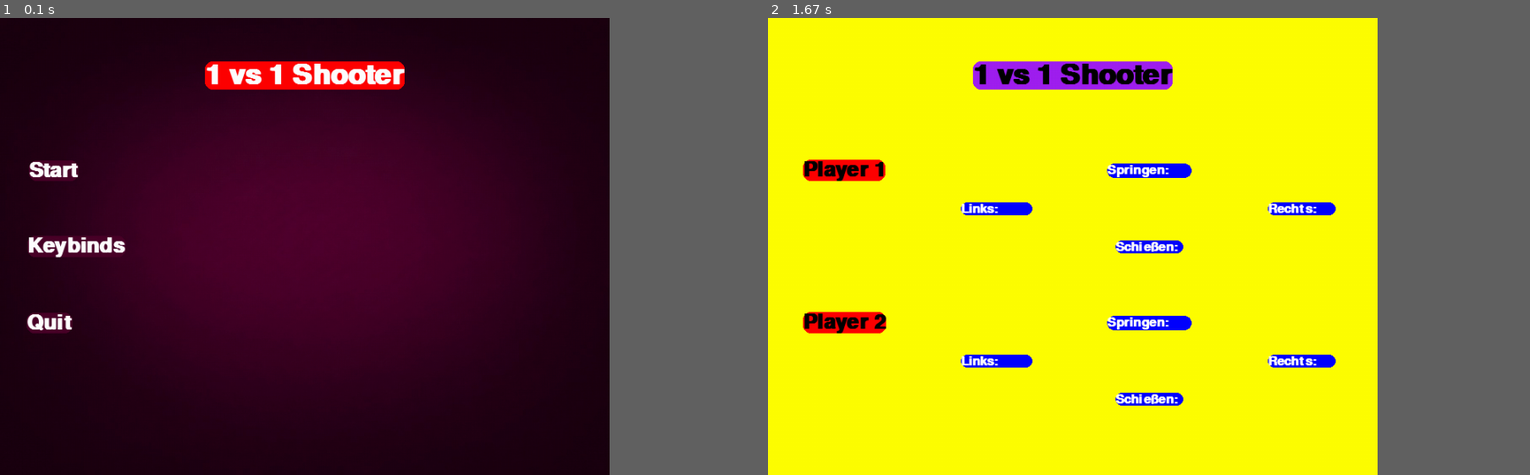
Above: before the commit, frames 1-2 (left to right).
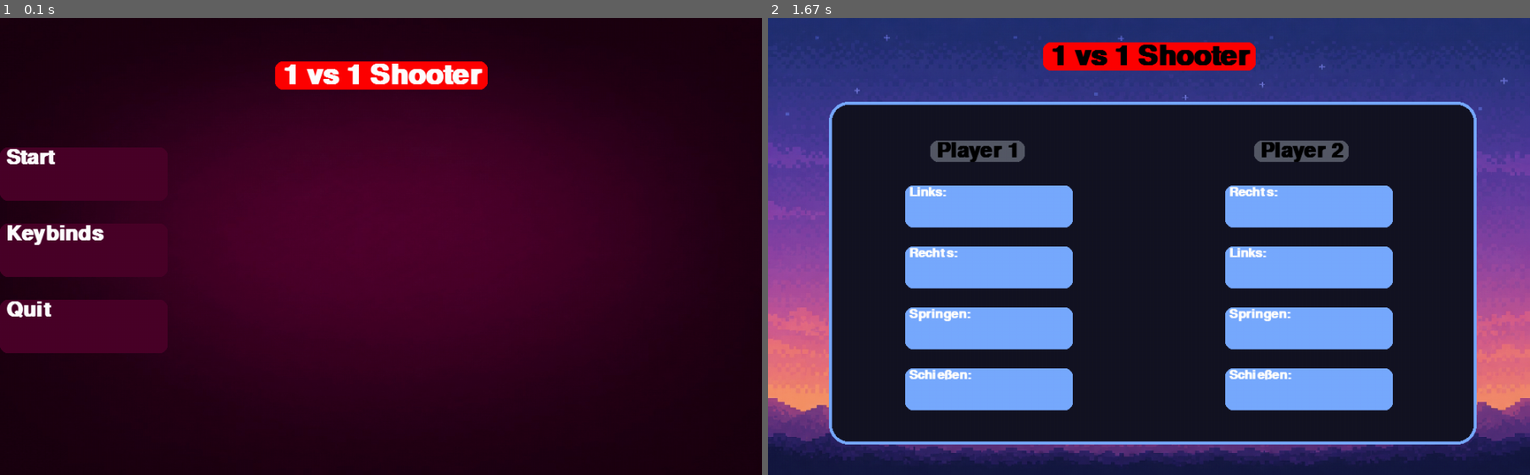
Above: after the commit, the same moments.

Repository: 25-26-1AHIF/pygameproject-1v1_shooter
Game: pygame game, started from main.py
Two runs of this game, one before a commit and one after it. Both use one fixed random seed, a clock stepped at 60 frames per second and the inputs below.
Inputs (mouse positions are in pixels of both pictures, inside the frame that each line leads up to):
- Up to frame 1 (0.1 s): no input
- Up to frame 2 (1.67 s): click (851, 251) at 0.38 s, where only the run after the commit has a clickable "Keybinds"
In our replay, the window is 720x540 before the commit and 900x540 after it. These sizes can differ from the game's own. Grey fills any space a smaller window leaves; there, only what the larger window draws over its background counts as a difference.

The runs differ from the first frame. In frame 1, 9.3% of the frame differs, in the area x 0-86%, y 9-74%; in frame 2, 92%, in the area x 0-100%, y 0-100%.

Commit message:
Farben in GameVariables.py reingemacht + Settings designed + Pausescreen designed

Diff:
--- a/GameVariables/GameVariables.py
+++ b/GameVariables/GameVariables.py
@@ -3,18 +3,24 @@
 class GameVariables:
     FPS = 60
     SCREEN_HEIGHT = 600
-    SCREEN_WIDTH = 800
+    SCREEN_WIDTH = 1000
 
     FONT_BIG:pygame.sysfont.Font = None
     FONT_MIDDLE:pygame.sysfont.Font = None
     FONT_SMALL:pygame.sysfont.Font = None
 
+
+    lila_farbe = (73, 3, 41)
+    grau_farbe = (20, 20, 35)
+    hellblau_farbe = (120, 170, 255)
+    hellgrau_farbe = (86, 89, 103)
+
     @staticmethod
     def init():
         pygame.init()
-        GameVariables.FONT_BIG = pygame.sysfont.SysFont(name="comic sans", size=55, bold = True)
-        GameVariables.FONT_MIDDLE =  pygame.sysfont.SysFont(name="comic sans", size=40, bold = True)
-        GameVariables.FONT_SMALL =  pygame.sysfont.SysFont(name="comic sans", size=25, bold = True)
+        GameVariables.FONT_BIG = pygame.font.SysFont(name="comic sans", size=55, bold = True)
+        GameVariables.FONT_MIDDLE =  pygame.font.SysFont(name="comic sans", size=40, bold = True)
+        GameVariables.FONT_SMALL =  pygame.font.SysFont(name="comic sans", size=25, bold = True)
 
 class GameScreens:
     MENUE = "MENUE"
--- a/main.py
+++ b/main.py
@@ -12,19 +12,16 @@
     pygame.init()
     pygame.display.set_caption("||| 🔫 1vs1 Shooter 🔫 ||| MENÜ |||")
 
-    titel_text = gv.FONT_BIG.render("1 vs 1 Shooter", True, "white")
-    starten_text = gv.FONT_MIDDLE.render("Start", True, "white")
-    schließen_text = gv.FONT_MIDDLE.render("Quit", True, "white")
-    keybinds_text = gv.FONT_MIDDLE.render("Keybinds", True, "white")
+    titel_text = gv.FONT_BIG.render(" 1 vs 1 Shooter ", True, "white")
+    starten_text = gv.FONT_MIDDLE.render(" Start ", True, "white")
+    schließen_text = gv.FONT_MIDDLE.render(" Quit ", True, "white")
+    keybinds_text = gv.FONT_MIDDLE.render(" Keybinds ", True, "white")
 
     titel_text_rect = titel_text.get_rect(center=(gv.SCREEN_WIDTH / 2, 75))
-    starten_text_rect = starten_text.get_rect(center=(70, 200))
-    schließen_text_rect = schließen_text.get_rect(center=(65, 400))
-    keybinds_text_rect = keybinds_text.get_rect(center=(100, 300))
-
-    starten_button = pygame.Rect(20, 170, 220, 70)
-    schließen_button = pygame.Rect(20, 370, 220, 70)
-    keybinds_button = pygame.Rect(20, 270, 220, 70)
+
+    starten_button = pygame.Rect(0, 170, 220, 70)
+    schließen_button = pygame.Rect(0, 370, 220, 70)
+    keybinds_button = pygame.Rect(0, 270, 220, 70)
 
     running = True
     while running:
@@ -43,16 +40,16 @@
                     return gs.SETTINGS
 
         screen.blit(mainscreen_bild, (0,0))
-        pygame.draw.rect(screen, (73, 3, 41), starten_text_rect, border_radius=10)
-        pygame.draw.rect(screen, (73, 3, 41), schließen_text_rect, border_radius=10)
+        pygame.draw.rect(screen, gv.lila_farbe, starten_button, border_radius=10)
+        pygame.draw.rect(screen, gv.lila_farbe, schließen_button, border_radius=10)
         pygame.draw.rect(screen, "red", titel_text_rect, border_radius=10)
-        pygame.draw.rect(screen, (73, 3, 41), keybinds_text_rect, border_radius=10)
-        #border radius ist recharchiert
+        pygame.draw.rect(screen, gv.lila_farbe, keybinds_button, border_radius=10)
+        #border radius ist recherchiert
 
         screen.blit(titel_text, titel_text_rect)
-        screen.blit(starten_text, starten_text_rect)
-        screen.blit(schließen_text, schließen_text_rect)
-        screen.blit(keybinds_text, keybinds_text_rect)
+        screen.blit(starten_text, starten_button)
+        screen.blit(schließen_text, schließen_button)
+        screen.blit(keybinds_text, keybinds_button)
 
 
         clock.tick(gv.FPS)
@@ -70,8 +67,8 @@
         Pausescreen_bild,
         (gv.SCREEN_WIDTH, gv.SCREEN_HEIGHT)
     )
-    pause_text = gv.FONT_BIG.render("GAME PAUSIERT", True, "black")
-    leer_text = gv.FONT_MIDDLE.render("Leertaste um Fortzufahren", True, "white")
+    pause_text = gv.FONT_BIG.render(" GAME PAUSIERT ", True, "white")
+    leer_text = gv.FONT_MIDDLE.render(" Leertaste um Fortzufahren ", True,  gv.hellgrau_farbe)
 
     running = True
     while running:
@@ -83,11 +80,17 @@
                 if event.key == pygame.K_SPACE:
                     return gs.PLAY
         screen.blit(Pausescreen_bild, (0,0))
-        screen.blit(pause_text, (170,50))
-        screen.blit(leer_text, (125, 540))
-        clock.tick(gv.FPS)
-        pygame.display.flip()
-    pygame.quit()
+
+        pause_box = pygame.Rect(150, 140, 700, 250)
+
+        pygame.draw.rect(screen, gv.grau_farbe, pause_box, border_radius=25)
+        pygame.draw.rect(screen, gv.hellblau_farbe, pause_box, 4, border_radius=25)
+        screen.blit(pause_text, (gv.SCREEN_WIDTH/4,150))
+        screen.blit(leer_text, (gv.SCREEN_WIDTH/4-20, 250))
+        clock.tick(gv.FPS)
+        pygame.display.flip()
+    pygame.quit()
+
 
 
 def settings_screen(screen: pygame.Surface ,clock: pygame.time.Clock):
@@ -95,34 +98,41 @@
     pygame.display.set_caption("||| 🔫 1vs1 Shooter 🔫 ||| Settings |||")
 
 
-    titel_text = gv.FONT_BIG.render("1 vs 1 Shooter", True, "black")
-    Player_1_text = gv.FONT_MIDDLE.render("Player 1", True, "black")
-    Player_2_text = gv.FONT_MIDDLE.render("Player 2", True, "black")
-
-
-    titel_text_rect = titel_text.get_rect(center=(gv.SCREEN_WIDTH / 2, 75))
-    Player_1_text_rect = Player_1_text.get_rect(center=(100, 200))
-    Player_2_text_rect = Player_2_text.get_rect(center=(100, 400))
-
-    P1_springen = gv.FONT_SMALL.render("Springen:      ", True, "white")
-    P1_rechts = gv.FONT_SMALL.render("Rechts:      ", True, "white")
-    P1_links = gv.FONT_SMALL.render("Links:        ", True, "white")
-    P1_schießen = gv.FONT_SMALL.render("Schießen:          ", True, "white")
-
-    P2_springen = gv.FONT_SMALL.render("Springen:      ", True, "white")
-    P2_rechts = gv.FONT_SMALL.render("Rechts:      ", True, "white")
-    P2_links = gv.FONT_SMALL.render("Links:        ", True, "white")
-    P2_schießen = gv.FONT_SMALL.render("Schießen:          ", True, "white")
-
-    P1_springen_rect = P1_springen.get_rect(center=(500, 200))
-    P1_rechts_rect = P1_rechts.get_rect(center=(300, 250))
-    P1_links_rect = P1_links.get_rect(center=(700, 250))
-    P1_schießen_rect = P1_links.get_rect(center=(500, 300))
-
-    P2_springen_rect = P2_springen.get_rect(center=(500, 400))
-    P2_rechts_rect = P2_rechts.get_rect(center=(300, 450))
-    P2_links_rect = P2_links.get_rect(center=(700, 450))
-    P2_schießen_rect = P1_links.get_rect(center=(500, 500))
+    settings_bild = pygame.image.load("bilder/chatgpt settigs screen.png")
+
+    settings_bild = pygame.transform.scale(
+        settings_bild,
+        (gv.SCREEN_WIDTH, gv.SCREEN_HEIGHT)
+    )
+
+    titel_text = gv.FONT_BIG.render(" 1 vs 1 Shooter ", True, "black")
+    Player_1_text = gv.FONT_MIDDLE.render(" Player 1 ", True, "black")
+    Player_2_text = gv.FONT_MIDDLE.render(" Player 2 ", True, "black")
+
+
+    titel_text_rect = titel_text.get_rect(center=(gv.SCREEN_WIDTH / 2, 50))
+    Player_1_text_rect = Player_1_text.get_rect(center=(275, 175))
+    Player_2_text_rect = Player_2_text.get_rect(center=(700, 175))
+
+    P1_springen = gv.FONT_SMALL.render(" Springen:      ", True, "white")
+    P1_rechts = gv.FONT_SMALL.render(" Rechts:      ", True, "white")
+    P1_links = gv.FONT_SMALL.render(" Links:        ", True, "white")
+    P1_schießen = gv.FONT_SMALL.render(" Schießen:          ", True, "white")
+
+    P2_springen = gv.FONT_SMALL.render(" Springen:      ", True, "white")
+    P2_rechts = gv.FONT_SMALL.render(" Rechts:      ", True, "white")
+    P2_links = gv.FONT_SMALL.render(" Links:        ", True, "white")
+    P2_schießen = gv.FONT_SMALL.render(" Schießen:          ", True, "white")
+
+    P1_links_rect = pygame.Rect(180, 220, 220, 55)
+    P1_rechts_rect = pygame.Rect(180, 300, 220, 55)
+    P1_springen_rect = pygame.Rect(180, 380, 220, 55)
+    P1_schießen_rect = pygame.Rect(180, 460, 220, 55)
+
+    P2_links_rect = pygame.Rect(600, 220, 220, 55)
+    P2_rechts_rect = pygame.Rect(600, 300, 220, 55)
+    P2_springen_rect = pygame.Rect(600, 380, 220, 55)
+    P2_schießen_rect = pygame.Rect(600, 460, 220, 55)
 
     running = True
     while running:
@@ -132,44 +142,52 @@
             if event.type == pygame.KEYDOWN:
                if event.key == pygame.K_ESCAPE:
                    return gs.MENUE
-        screen.fill("yellow")
-
-        pygame.draw.rect(screen, "red", Player_1_text_rect, border_radius=10)
-        pygame.draw.rect(screen, "red", Player_2_text_rect, border_radius=10)
-        pygame.draw.rect(screen, "purple", titel_text_rect, border_radius=10)
+        screen.blit(settings_bild, (0,0))
+
+        rect = pygame.Rect(80, 110, 850, 450)
+
+        pygame.draw.rect(screen, gv.grau_farbe, rect, border_radius=25)
+        pygame.draw.rect(screen, gv.hellblau_farbe, rect, 4, border_radius=25)
+
+        pygame.draw.rect(screen, gv.hellgrau_farbe, Player_1_text_rect, border_radius=10)
+        pygame.draw.rect(screen,gv.hellgrau_farbe , Player_2_text_rect, border_radius=10)
+        pygame.draw.rect(screen, "red", titel_text_rect, border_radius=10)
         screen.blit(titel_text, titel_text_rect)
         screen.blit(Player_1_text, Player_1_text_rect)
         screen.blit(Player_2_text, Player_2_text_rect)
 
-        pygame.draw.rect(screen, "blue", P1_springen_rect, border_radius=10)
-        pygame.draw.rect(screen, "blue", P1_links_rect, border_radius=10)
-        pygame.draw.rect(screen, "blue", P1_rechts_rect, border_radius=10)
-        pygame.draw.rect(screen, "blue", P1_schießen_rect, border_radius=10)
+        pygame.draw.rect(screen, gv.hellblau_farbe, P1_springen_rect, border_radius=10)
+        pygame.draw.rect(screen, gv.hellblau_farbe, P1_links_rect, border_radius=10)
+        pygame.draw.rect(screen, gv.hellblau_farbe, P1_rechts_rect, border_radius=10)
+        pygame.draw.rect(screen, gv.hellblau_farbe, P1_schießen_rect,  border_radius=10)
         screen.blit(P1_springen, P1_springen_rect)
-        screen.blit(P1_rechts, P1_links_rect)
-        screen.blit(P1_links, P1_rechts_rect)
+        screen.blit(P1_rechts, P1_rechts_rect)
+        screen.blit(P1_links, P1_links_rect)
         screen.blit(P1_schießen, P1_schießen_rect)
 
-        pygame.draw.rect(screen, "blue", P2_springen_rect, border_radius=10)
-        pygame.draw.rect(screen, "blue", P2_links_rect, border_radius=10)
-        pygame.draw.rect(screen, "blue", P2_rechts_rect, border_radius=10)
-        pygame.draw.rect(screen, "blue", P2_schießen_rect, border_radius=10)
+        pygame.draw.rect(screen, gv.hellblau_farbe, P2_springen_rect, border_radius=10)
+        pygame.draw.rect(screen, gv.hellblau_farbe, P2_links_rect, border_radius=10)
+        pygame.draw.rect(screen, gv.hellblau_farbe, P2_rechts_rect, border_radius=10)
+        pygame.draw.rect(screen, gv.hellblau_farbe, P2_schießen_rect, border_radius=10)
         screen.blit(P2_springen, P2_springen_rect)
         screen.blit(P2_rechts, P2_links_rect)
         screen.blit(P2_links, P2_rechts_rect)
         screen.blit(P2_schießen, P2_schießen_rect)
 
-        clock.tick(gv.FPS)
-        pygame.display.flip()
-
-    pygame.quit()
+
+        clock.tick(gv.FPS)
+        pygame.display.flip()
+
+    pygame.quit()
+
+
 
 def play_screen(screen: pygame.Surface ,clock: pygame.time.Clock):
     hintergurdgame_bild = pygame.image.load("bilder/Hintergrundgame.jpeg")
     hintergurdgame_bild = pygame.transform.scale(
         hintergurdgame_bild,
         (gv.SCREEN_WIDTH, gv.SCREEN_HEIGHT)
-    ) #recharschiert (alles mit bildern)
+    ) #recharchiert (alles mit bildern)
     pygame.init()
     pygame.display.set_caption("||| 🔫  1vs1 Shooter 🔫 ||| PLAY |||")
 
